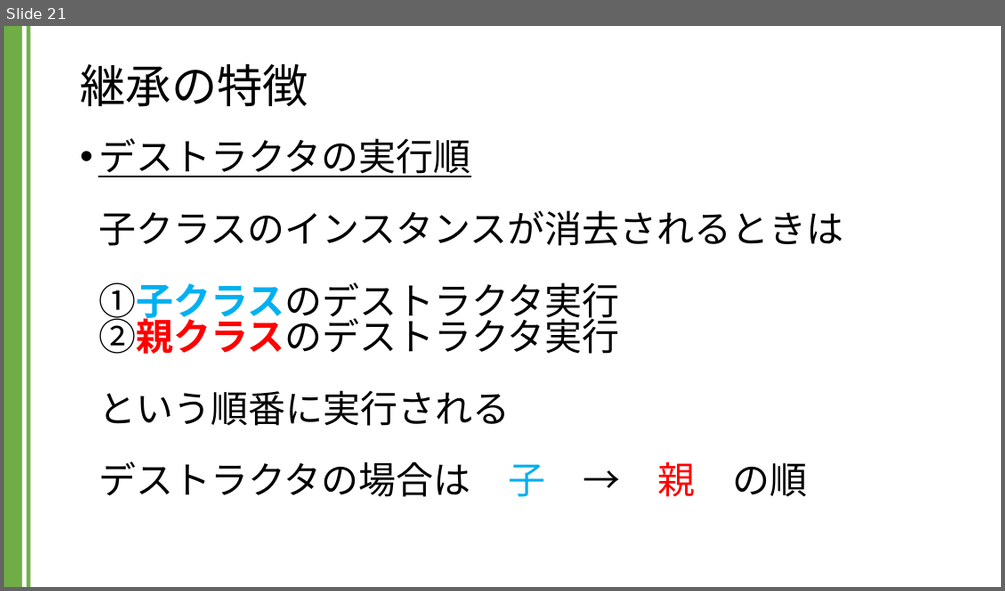
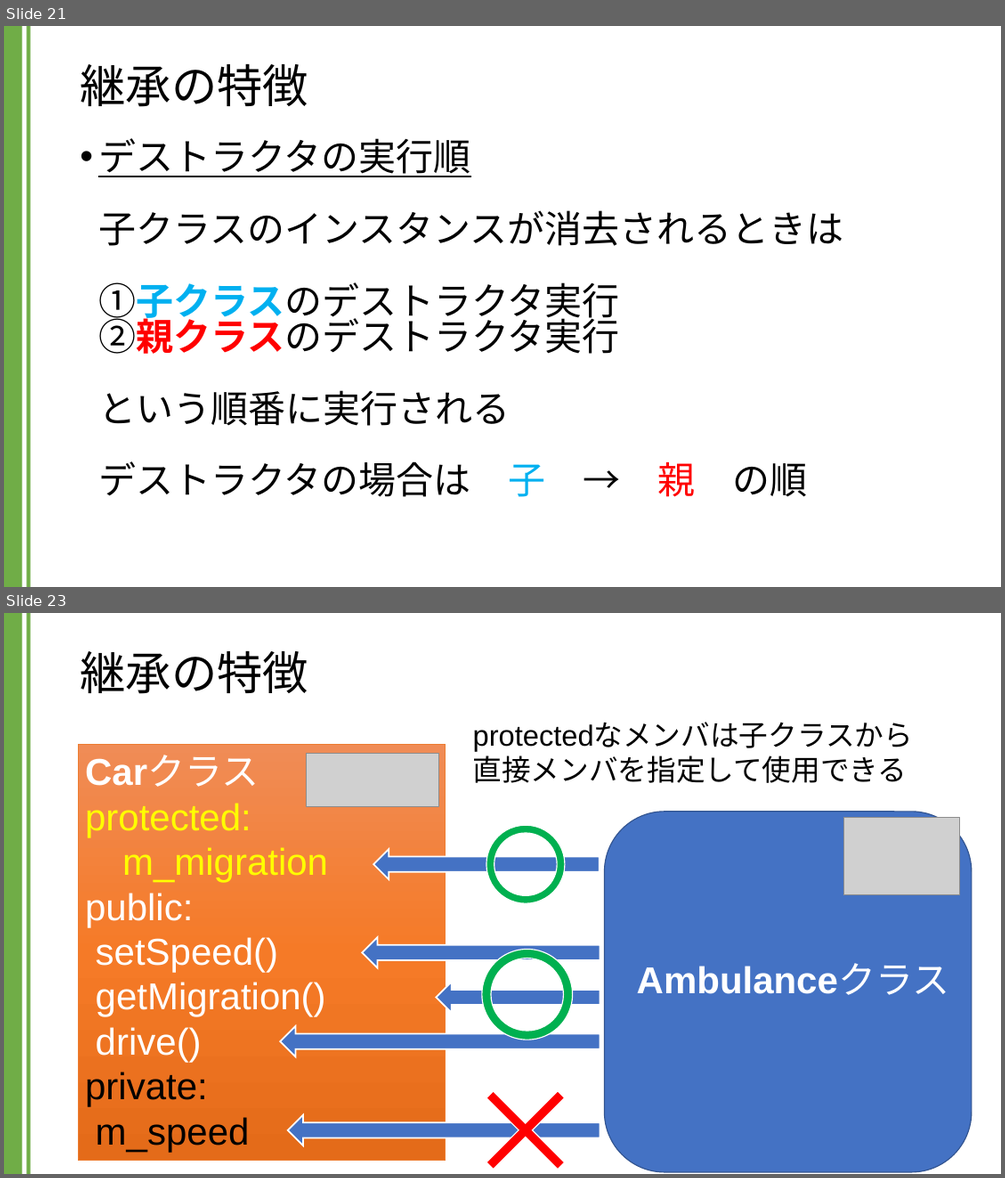
Before and after one commit to kic-murata/cpp2024, a slide deck: 授業資料/講義資料：継承とポリモーフィズム.pptx. Shown one above the other, each under a label of ours: slide 21 before the commit, slides 21 and 23 after it; the slides between them are not shown. The pictures are 1005x591 and 1005x1178 pixels, drawn with LibreOffice and Linux fonts; fonts in the diff are those of the drawing; grey boxes stand for pictures. Boxes give left, top, right and bottom in pixels: in the first picture for what was removed or moved away, otherwise in the second. Text is boxed around its words. In the diff, an @@ line names an element or a change of style, - is before the commit and + after.

```diff
--- a/授業資料/講義資料：継承とポリモーフィズム.pptx
+++ b/授業資料/講義資料：継承とポリモーフィズム.pptx
@@ slide 23 added at (4, 613, 1001, 1174), background #FFFFFF; not listed: 2 template elements that a slide beside it also shows @@
@@ title added at (80, 650, 308, 694), 44 pt, text #000000 @@
+継承の特徴
@@ rectangle added at (78, 745, 445, 1159), fill gradient #F18C57 to #F67B28 to #E56C19, outline #ED7D31 0.5 pt, 36 pt, text #FFFFFF @@
+Carクラス
+protected:
+m_migration
+public:
+setSpeed()
+getMigration()
+drive()
+private:
+m_speed
@@ text added at (473, 722, 913, 783), 28 pt, text #000000 @@
+protectedなメンバは子クラスから
+直接メンバを指定して使用できる
@@ picture added at (306, 753, 439, 807) @@
@@ donut added at (486, 826, 565, 904), fill #00B050, outline #FFFFFF 1 pt @@
@@ rounded rectangle added at (605, 811, 971, 1172), fill #4472C4, outline #325491 1 pt @@
@@ picture added at (844, 818, 961, 896) @@
@@ right arrow added at (373, 849, 599, 879), fill #4472C4, outline #FFFFFF 1.5 pt @@
@@ right arrow added at (362, 938, 600, 968), fill #4472C4, outline #FFFFFF 1.5 pt @@
@@ donut added at (482, 949, 573, 1039), fill #00B050, outline #FFFFFF 1 pt @@
@@ right arrow added at (437, 981, 600, 1013), fill #4472C4, outline #FFFFFF 1.5 pt @@
@@ text added at (637, 964, 950, 995), 36 pt, text #FFFFFF, bold @@
+Ambulanceクラス
@@ right arrow added at (280, 1026, 600, 1056), fill #4472C4, outline #FFFFFF 1.5 pt @@
@@ cross added at (457, 1062, 594, 1174), fill #FF0000, outline #FFFFFF 1 pt @@
@@ right arrow added at (287, 1115, 600, 1145), fill #4472C4, outline #FFFFFF 1.5 pt @@
```
Also in this commit, not shown: 4 slides changed, 2 other slides added.
